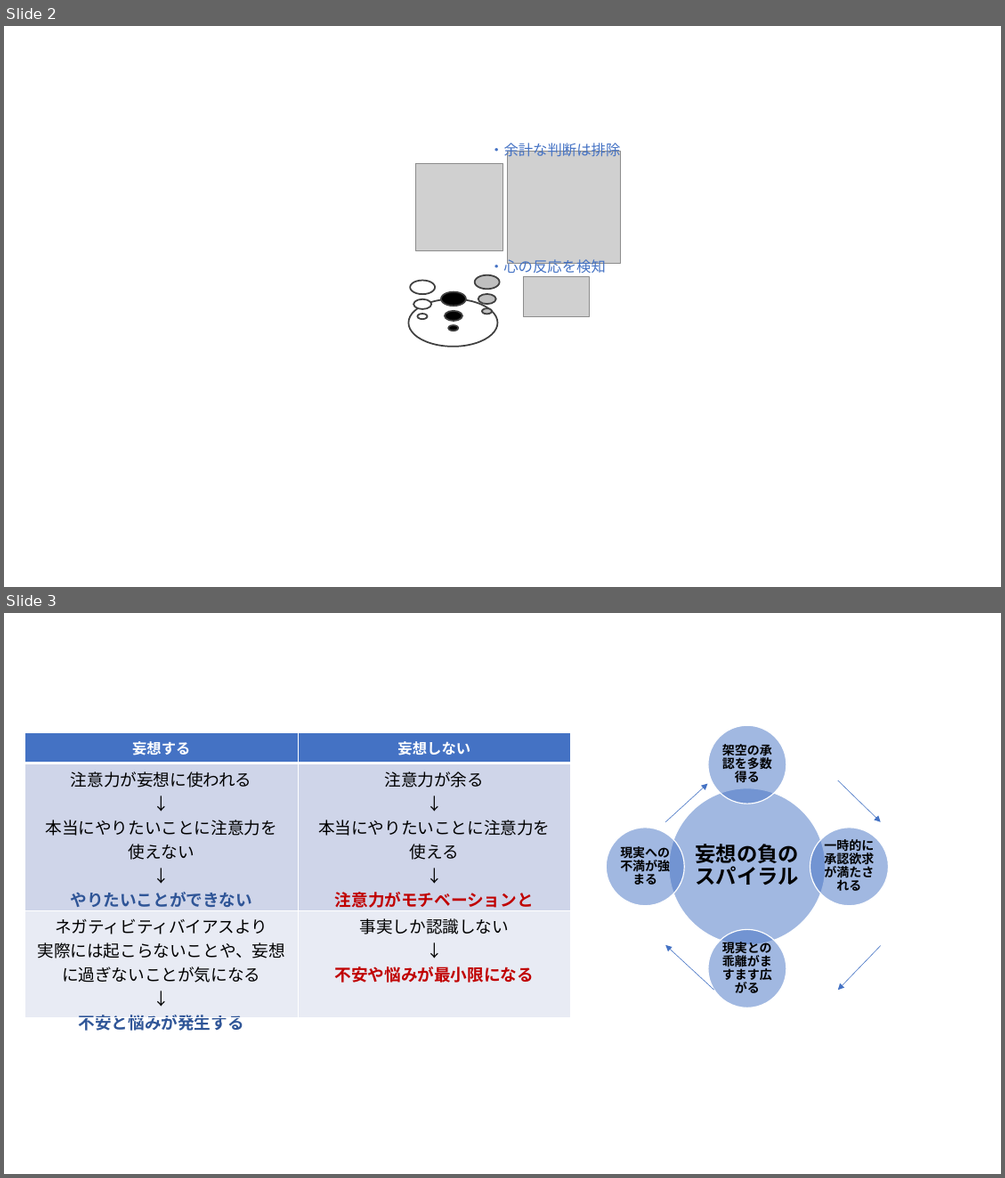
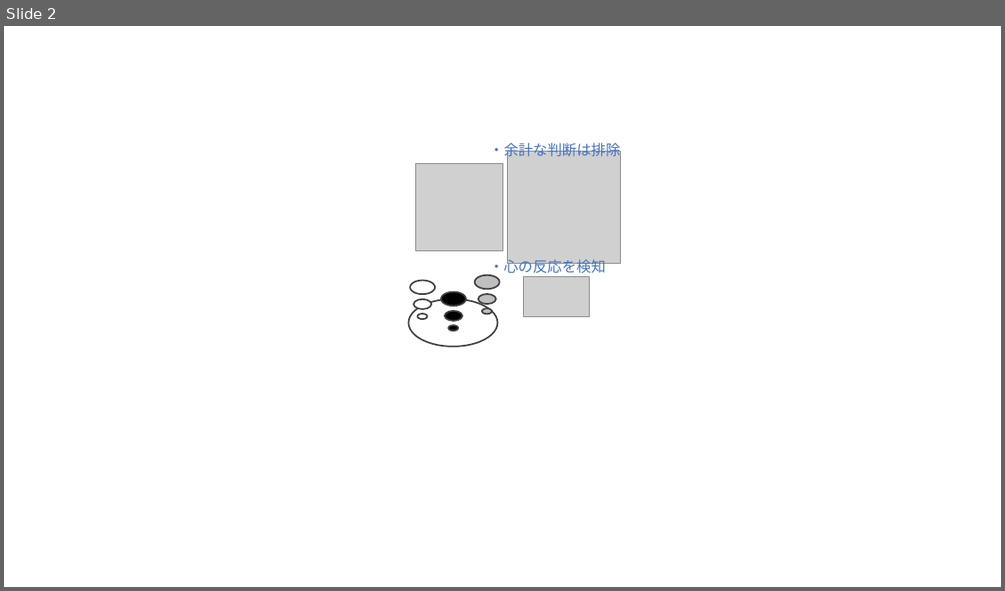
Before and after one commit to sasachichito/memos, a slide deck: 限りある時間の使い方.pptx. Shown one above the other, each under a label of ours: slides 2 and 3 before the commit, slide 2 after it. The pictures are 1005x1178 and 1005x591 pixels, drawn with LibreOffice and Linux fonts; fonts in the diff are those of the drawing; grey boxes stand for pictures. Boxes give left, top, right and bottom in pixels: in the first picture for what was removed or moved away, otherwise in the second. Text is boxed around its words. In the diff, an @@ line names an element or a change of style, - is before the commit and + after.

```diff
--- a/限りある時間の使い方.pptx
+++ b/限りある時間の使い方.pptx
@@ slide 3 removed at box(4, 613, 1001, 1174), background #FFFFFF @@
@@ table removed at box(25, 732, 571, 1034), 3 rows, 2 columns @@
-妄想する | 妄想しない
-注意力が妄想に使われる / ↓ / 本当にやりたいことに注意力を / 使えない / ↓ / やりたいことができない | 注意力が余る / ↓ / 本当にやりたいことに注意力を / 使える / ↓ / 注意力がモチベーションと / 実行力に変わる
-ネガティビティバイアスより / 実際には起こらないことや、妄想に過ぎないことが気になる / ↓ / 不安と悩みが発生する | 事実しか認識しない / ↓ / 不安や悩みが最小限になる
@@ group removed at box(606, 725, 889, 1008): 5 ellipses, 5 texts, 4 arrows @@
-妄想の負のスパイラル
-架空の承認を多数得る
-一時的に承認欲求が満たされる
-現実との乖離がますます広がる
-現実への不満が強まる
```
Also in this commit, not shown: 2 slides added, 2 other files.
